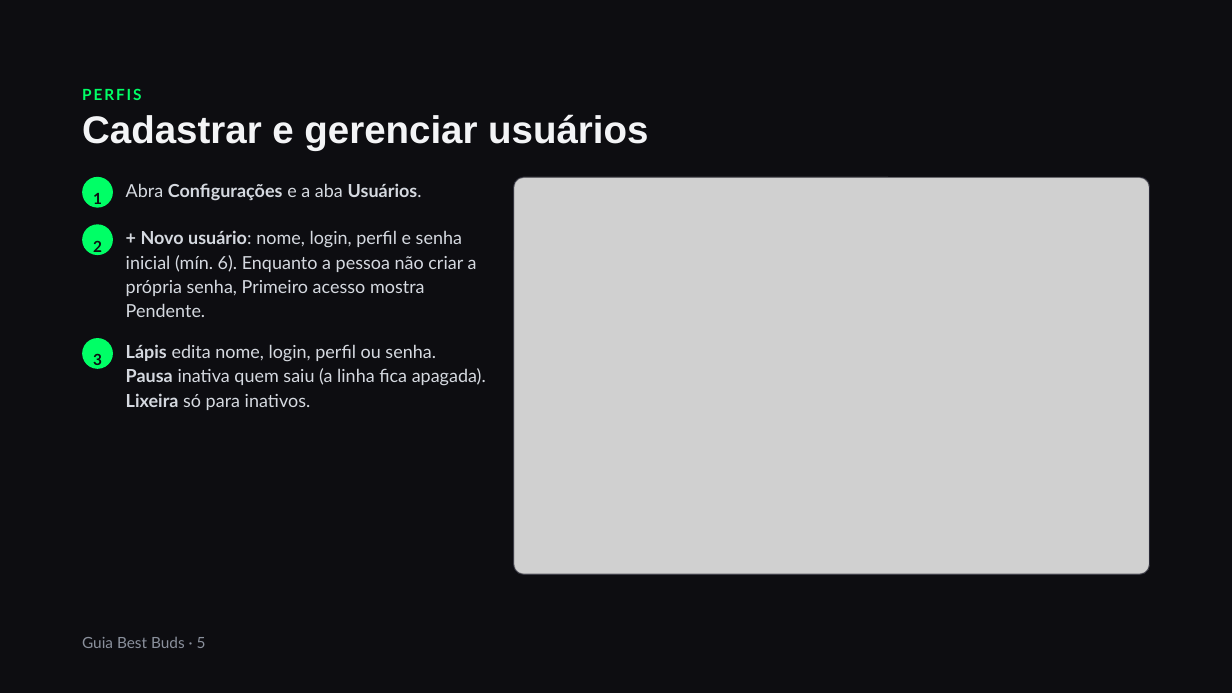
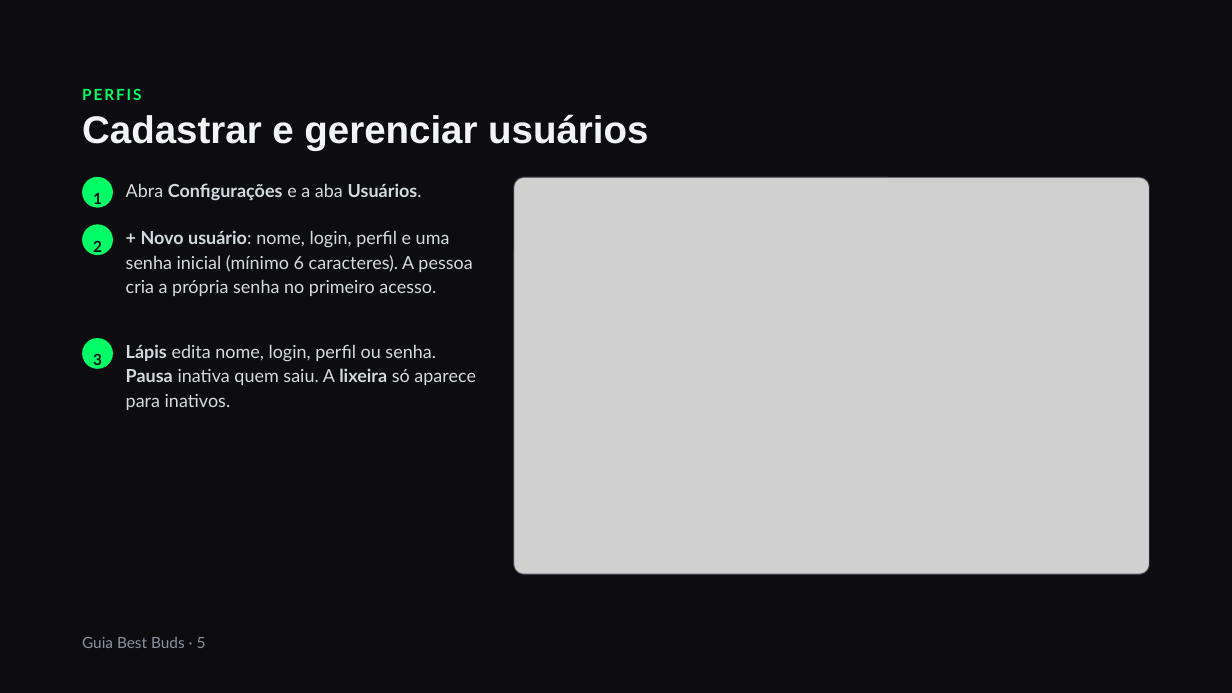
Before and after one commit to BESTBUDSOFC/BESTBUDS, a slide deck: slide 5 of docs/Guia_do_Sistema_Best_Buds.pptx. Drawn at 1232x693 pixels with LibreOffice and Linux fonts; fonts in the diff are those of the drawing; grey boxes stand for pictures. Boxes give left, top, right and bottom in pixels: in the first picture for what was removed or moved away, otherwise in the second. Text is boxed around its words. In the diff, an @@ line names an element or a change of style, - is before the commit and + after.

```diff
--- a/docs/Guia_do_Sistema_Best_Buds.pptx
+++ b/docs/Guia_do_Sistema_Best_Buds.pptx
@@ text at bbox=[126, 230, 472, 296]: text changed @@
-+ Novo usuário: nome, login, perfil e senha inicial (mín. 6). Enquanto a pessoa não criar a própria senha, Primeiro acesso mostra Pendente.
++ Novo usuário: nome, login, perfil e uma senha inicial (mínimo 6 caracteres). A pessoa cria a própria senha no primeiro acesso.
@@ text at bbox=[126, 344, 476, 410]: text changed @@
-Lápis edita nome, login, perfil ou senha. Pausa inativa quem saiu (a linha fica apagada). Lixeira só para inativos.
+Lápis edita nome, login, perfil ou senha. Pausa inativa quem saiu. A lixeira só aparece para inativos.
```
Also in this commit, not shown: 6 other slides changed, 3 other files.
